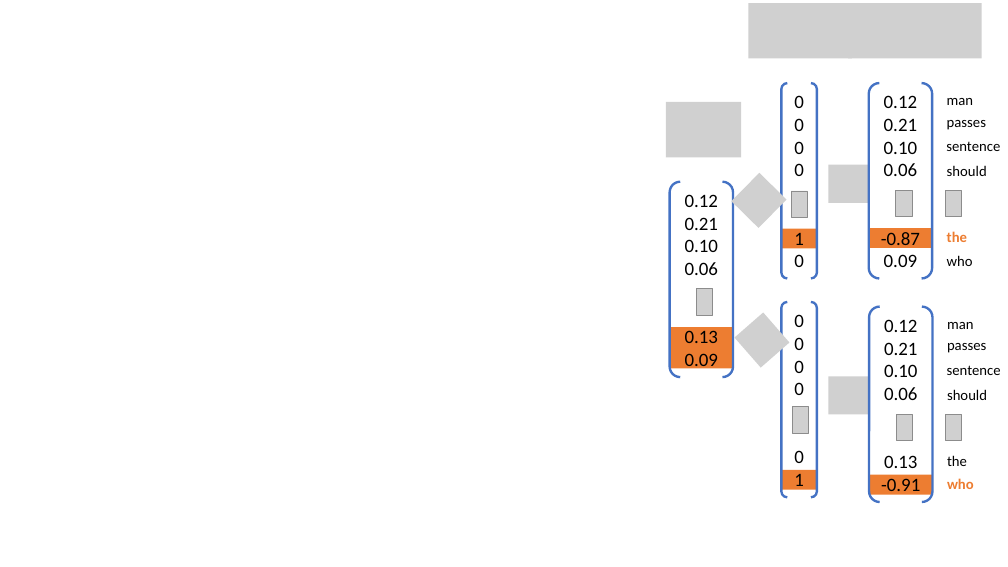
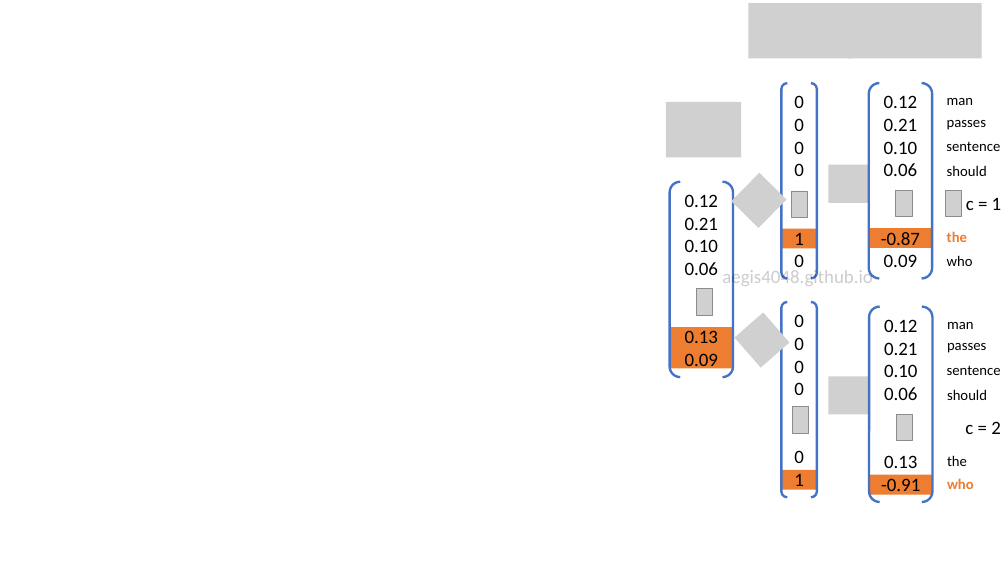
Before and after one commit to aegis4048/aegis4048.github.io-source, a slide deck: slide 13 of content/downloads/notebooks/spatial.pptx (slide 12 before the commit). Drawn at 1008x567 pixels with LibreOffice and Linux fonts; fonts in the diff are those of the drawing; grey boxes stand for pictures. Boxes give left, top, right and bottom in pixels: in the first picture for what was removed or moved away, otherwise in the second. Text is boxed around its words. In the diff, an @@ line names an element or a change of style, - is before the commit and + after.

```diff
--- a/content/downloads/notebooks/spatial.pptx
+++ b/content/downloads/notebooks/spatial.pptx
@@ text added at (x1=966, y1=198, x2=1002, y2=210), 18 pt, text #000000 @@
+c = 1
@@ text added at (x1=722, y1=267, x2=873, y2=288), 18 pt, text #000000 at 20% opacity @@
+aegis4048.github.io
@@ picture removed at (x1=946, y1=414, x2=962, y2=440) @@
@@ text added at (x1=965, y1=421, x2=1001, y2=434), 18 pt, text #000000 @@
+c = 2
```
Also in this commit, not shown: 5 other slides changed, 8 slides added, 7 slides removed, 17 other files.
